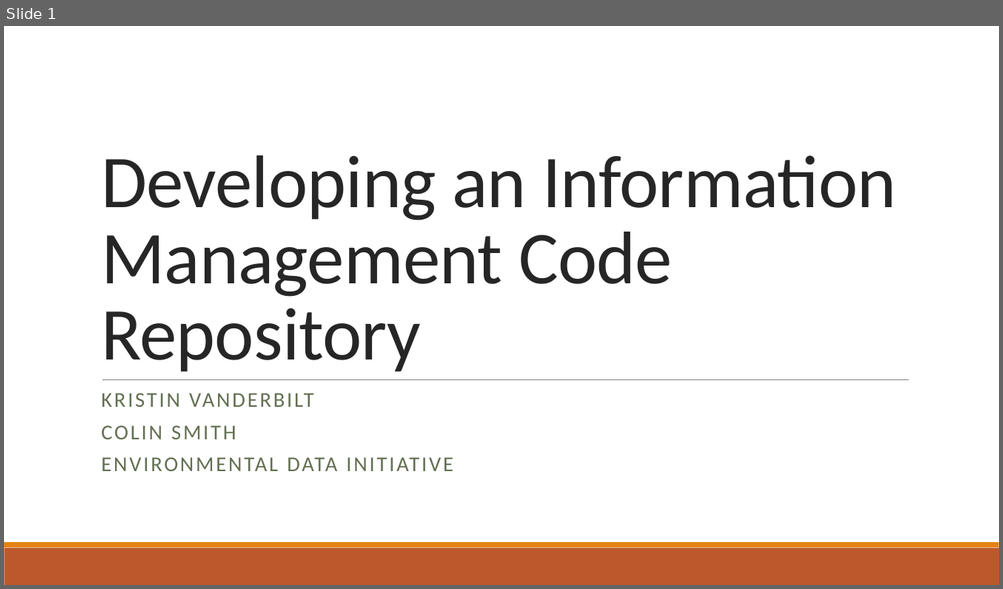
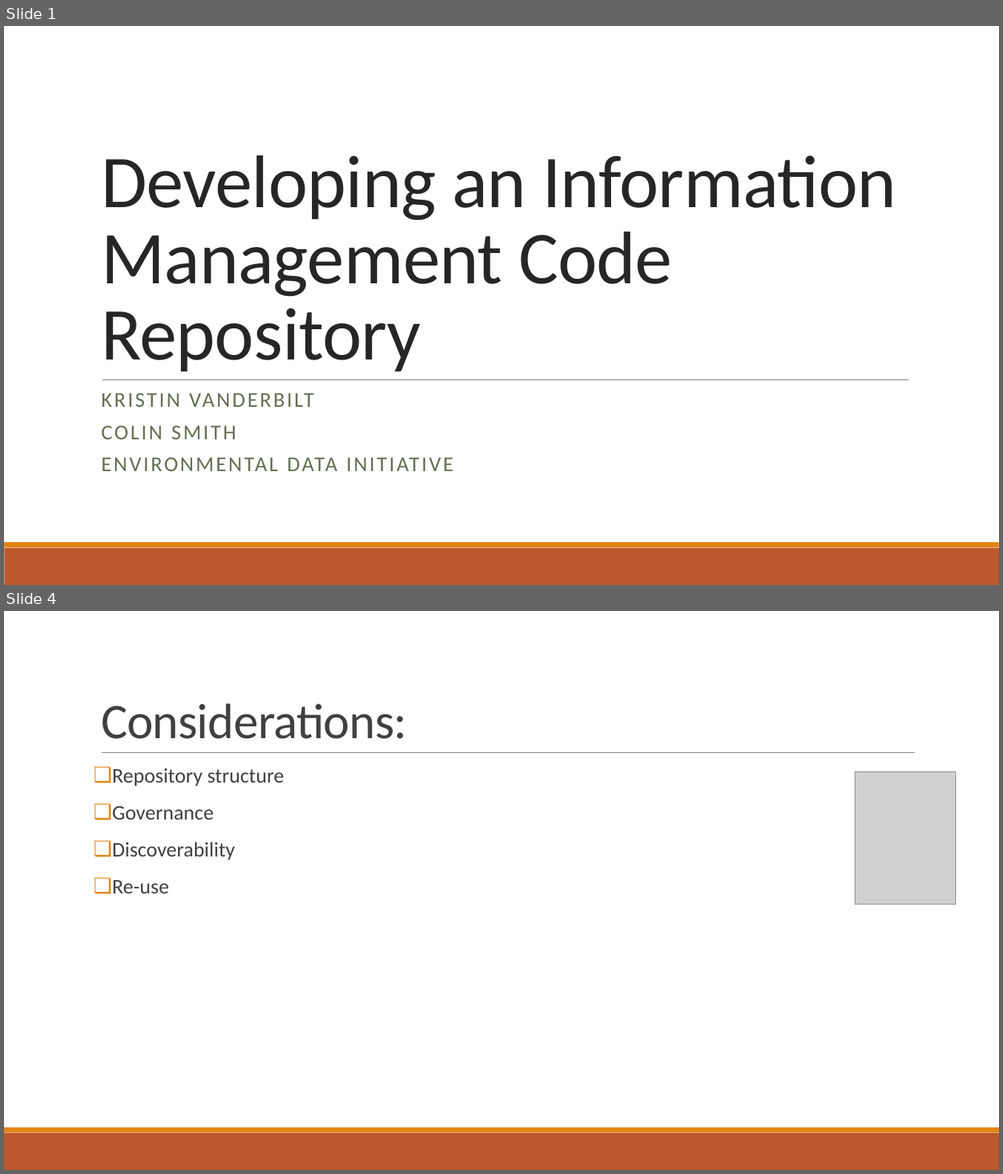
Before and after one commit to vanderbi/codeLibrary, a slide deck: Building an Information Management Code Library.pptx. Shown one above the other, each under a label of ours: slide 1 before the commit, slides 1 and 4 after it; the slides between them are not shown. The pictures are 1003x589 and 1003x1174 pixels, drawn with LibreOffice and Linux fonts; fonts in the diff are those of the drawing; grey boxes stand for pictures; background and template pictures are left out. Boxes give left, top, right and bottom in pixels: in the first picture for what was removed or moved away, otherwise in the second. Text is boxed around its words. In the diff, an @@ line names an element or a change of style, - is before the commit and + after.

```diff
--- a/Building an Information Management Code Library.pptx
+++ b/Building an Information Management Code Library.pptx
@@ slide 4 added at (x1=4, y1=611, x2=999, y2=1170), background #FFFFFF; not listed: 2 template elements that a slide beside it also shows @@
@@ title added at (x1=101, y1=703, x2=407, y2=739), 48 pt, text #404040 @@
+Considerations:
@@ line added from (102, 753) to (915, 753), #808080 0.5 pt @@
@@ text added at (x1=112, y1=768, x2=284, y2=894), 20 pt, text #404040 @@
+❑ Repository structure
+❑ Governance
+❑ Discoverability
+❑ Re-use
@@ picture added at (x1=854, y1=772, x2=956, y2=904) @@
```
Also in this commit, not shown: 4 slides changed, 3 other slides added.
